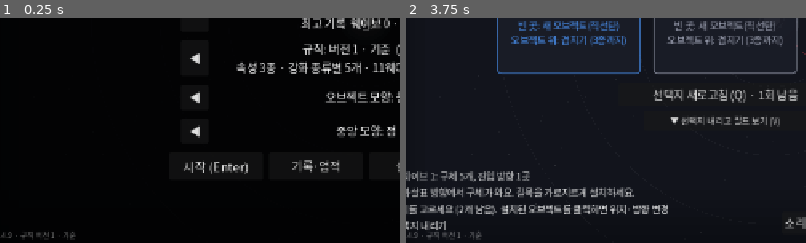
Above: before the commit, frames 1-2 (left to right).
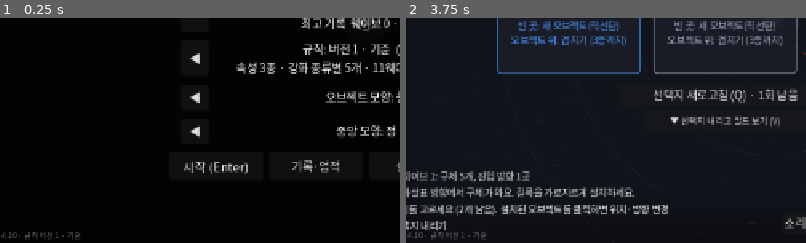
Above: after the commit, the same moments.

Repository: lenope1214/Bindu
Game: Godot game, scene res://main.tscn
Same seed, same stepped clock (60 frames per second), same inputs: the game is played once before the commit and once after it.
Inputs:
- Up to frame 1 (0.25 s): no input
- Up to frame 2 (3.75 s): click "자동 시작: 끔" at 0.5 s; click "자동 시작: 켬" at 1.25 s; click "자동 시작: 끔" at 2 s; click "자동 시작: 켬" at 2.75 s; click "시작 (Enter)" at 3.5 s
The pictures show only the part of the screen within x 4-54%, y 50-100%; the shares and areas given below are measured in that part.

The runs differ from the first frame. In frame 1, 0.2% of the frame differs, in the area x 2-20%, y 95-99%; in frame 2, 0.2%.

Commit message:
v0.4.10: 게임 오버에 가장 많이 때린 오브젝트
Co-Authored-By: Claude Opus 5.5 <noreply@anthropic.com>
Claude-Session: https://claude.ai/code/session_012rhiBk8DNq9aJW6scrLhD6

Diff:
--- a/project.godot
+++ b/project.godot
@@ -15,7 +15,7 @@
 [application]
 
 config/name="Bindu"
-config/version="0.4.9"
+config/version="0.4.10"
 run/main_scene="res://main.tscn"
 config/features=PackedStringArray("4.7")
 config/icon="res://icon.svg"
--- a/scripts/main.gd
+++ b/scripts/main.gd
@@ -994,6 +994,7 @@
 	for t in towers.get_children():
 		t.cd.clear()
 		t.fx.clear()
+		t.run_dealt += t.dealt
 		t.dealt = 0.0
 		t.rx_dealt = 0.0
 	hint.text = ""
@@ -1014,7 +1015,17 @@
 	Meta.games += 1
 	_save_best()
 	var ach := "\n새 업적: " + ", ".join(new_achievements) if not new_achievements.is_empty() else ""
-	over_label.text = "게임 오버 (%s · %s)\n웨이브 %d · 점수 %s%s\n처치 %s · 최고 콤보 %d · 오브젝트 %d개%s\nR 또는 클릭: 다시 시작   Esc: 메뉴" % [Meta.MAPS[Meta.map_id]["name"], Rules.NAMES[Meta.rules], wave, num(score), record if record != "" else "   (최고 웨이브 %d)" % best_wave, num(kills), best_combo, towers.get_child_count(), ach]
+	# 판 전체에서 가장 많이 때린 오브젝트
+	var mvp := ""
+	var top: Tower = null
+	var total := 0.0
+	for t in towers.get_children():
+		total += t.run_dealt + t.dealt
+		if top == null or t.run_dealt + t.dealt > top.run_dealt + top.dealt:
+			top = t
+	if top and total > 0.0 and towers.get_child_count() > 1:
+		mvp = "\n가장 많이 때린 오브젝트: %s (%d%%)" % [top.title(), roundi((top.run_dealt + top.dealt) / total * 100.0)]
+	over_label.text = "게임 오버 (%s · %s)\n웨이브 %d · 점수 %s%s\n처치 %s · 최고 콤보 %d · 오브젝트 %d개%s%s\nR 또는 클릭: 다시 시작   Esc: 메뉴" % [Meta.MAPS[Meta.map_id]["name"], Rules.NAMES[Meta.rules], wave, num(score), record if record != "" else "   (최고 웨이브 %d)" % best_wave, num(kills), best_combo, towers.get_child_count(), mvp, ach]
 	over_label.visible = true
 	sfx.play("over", 0.0)
 	reroll_btn.visible = false
--- a/scripts/tower.gd
+++ b/scripts/tower.gd
@@ -24,6 +24,7 @@
 var t := 0.0
 var dealt := 0.0  # 이번(또는 지난) 웨이브에 준 피해
 var rx_dealt := 0.0  # 그중 특수 반응 피해 (측정·표시용)
+var run_dealt := 0.0  # 지난 웨이브들까지 합친 피해 (게임 오버 요약용)
 var recoil := 0.0  # 발사 반동
 var place_pop := 0.0  # 설치·겹치기 순간 커졌다 줄어드는 연출
 var rocks: Array = []
Not shown, changed: CHANGELOG.md
